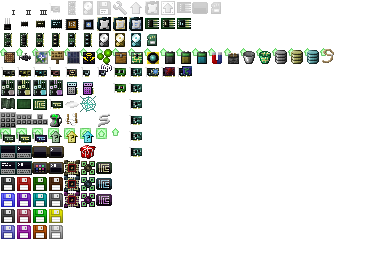
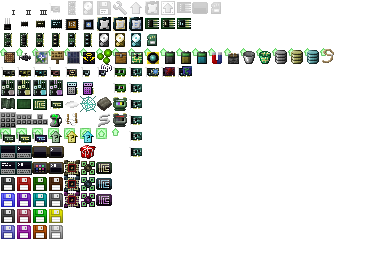
Two versions of the same layered image (384x256). Layer-by-layer changes:
painted on "items" (2nd of 2, in "items") over (97, 97, 127, 127)
